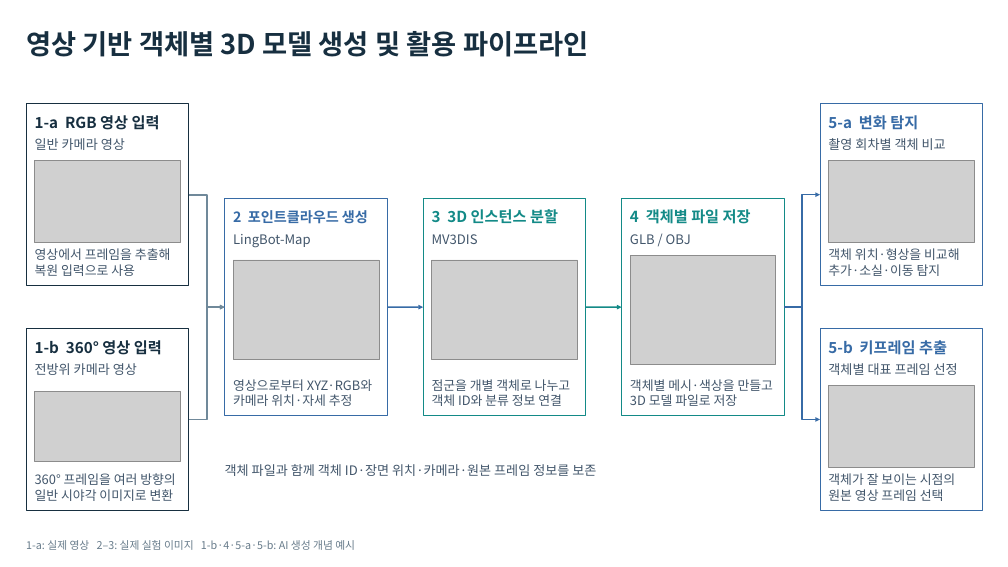
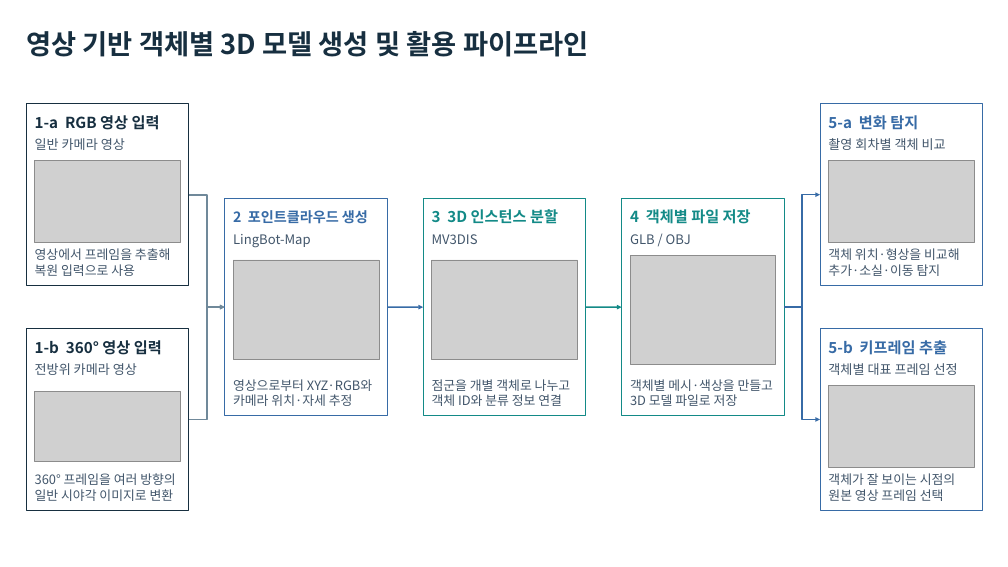
Before and after one commit to choonpal/spacewatch3d, a slide deck: slide 1 of docs/powerpoint/객체기반_3D_공간분석_파이프라인_v2.pptx. Drawn at 1008x567 pixels with LibreOffice and Linux fonts; fonts in the diff are those of the drawing; grey boxes stand for pictures. Boxes give left, top, right and bottom in pixels: in the first picture for what was removed or moved away, otherwise in the second. Text is boxed around its words. In the diff, an @@ line names an element or a change of style, - is before the commit and + after.

```diff
--- a/docs/powerpoint/객체기반_3D_공간분석_파이프라인_v2.pptx
+++ b/docs/powerpoint/객체기반_3D_공간분석_파이프라인_v2.pptx
@@ text removed at [225, 464, 596, 476] @@
-객체 파일과 함께 객체 ID·장면 위치·카메라·원본 프레임 정보를 보존
@@ text removed at [26, 540, 355, 550] @@
-1-a: 실제 영상 2–3: 실제 실험 이미지 1-b·4·5-a·5-b: AI 생성 개념 예시
```
Also in this commit, not shown: 8 other files.
